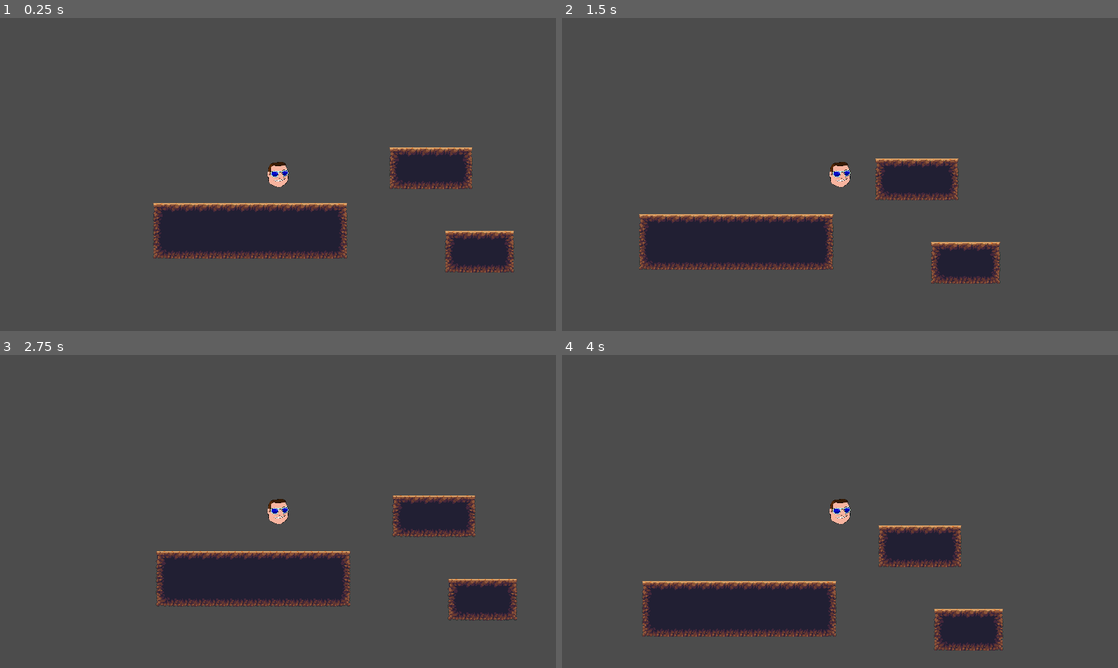
Above: before the commit, frames 1-4 (two rows, left to right).
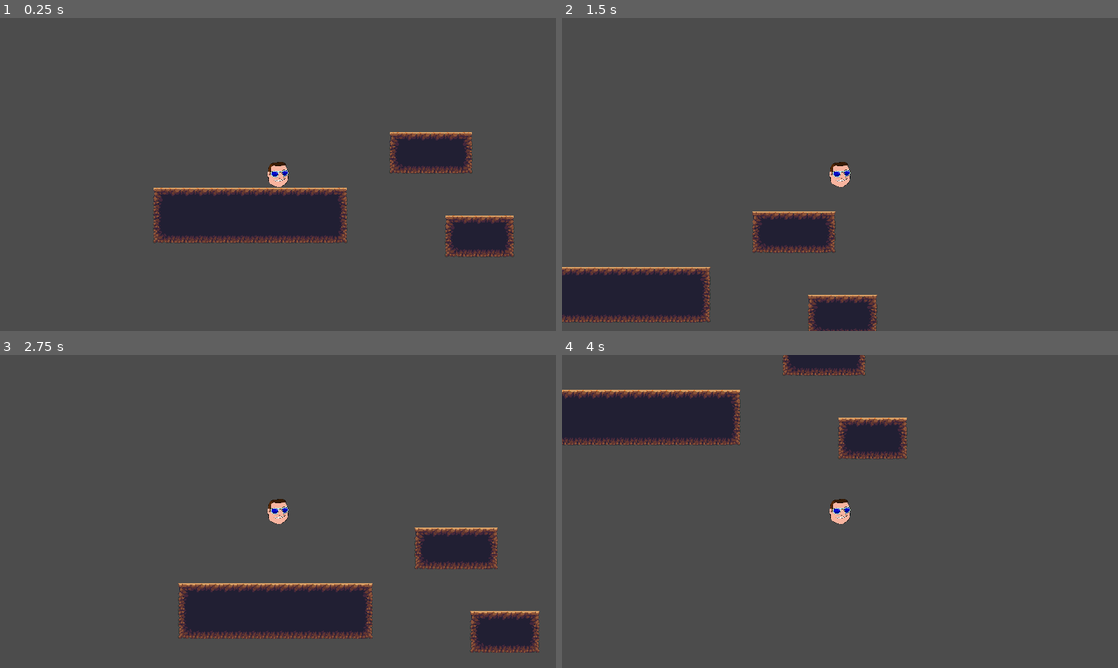
Above: after the commit, the same moments.

Repository: aleksanderkatan/guwno
Game: Godot game, scene res://World.tscn
Same seed, same stepped clock (60 frames per second), same inputs: the game is played once before the commit and once after it.
Inputs:
- Up to frame 1 (0.25 s): no input
- Up to frame 2 (1.5 s): tap Enter at 0.5 s; hold U 0.53-1.28 s; hold D from 0.53 s (still down); tap U at 1.35 s
- Up to frame 3 (2.75 s): release D at 2.03 s; hold A from 2.03 s (still down); hold U from 2.03 s (still down)
- Up to frame 4 (4 s): release A at 2.78 s; release U at 2.78 s; hold D from 2.78 s (still down); tap U at 2.85 s; hold U from 3.53 s (still down)

The runs differ from the first frame. In frame 1, 9.1% of the frame differs, in the area x 27-93%, y 36-82%; in frame 2, 15%; in frame 3, 16%; in frame 4, 18%, in the area x 0-80%, y 0-95%.

Commit message:
deleted walljump, changed jump

Diff:
--- a/Player.gd
+++ b/Player.gd
@@ -2,28 +2,28 @@
 
 #all the variables
 const UP = Vector2(0, -1)
-const VERTICAL_ACCELERATION = 20
-const VERTICAL_MAX_SPEED = 200 #this is not a cap, simply you won't accelerate further than this
-const FRICTION = 50
-const GRAVITY = 15
+const VERTICAL_ACCELERATION = 100
+const VERTICAL_MAX_SPEED = 500 #this is not a cap, simply you won't accelerate further than this
+const FRICTION = 200
+const GRAVITY = 40
 const JUMP_SPEED = 500
-const JUMP_BUFFER = 5
-const WALL_JUMP_BUFFER = 5
+const JUMP_MAX_LENGTH = 15
 
 var motion = Vector2()
 var should_adjust = true
-var jump_buffer = 0
-var wall_jump_buffer = 0
+var current_jump_length = 0
 
 func _process(delta):
 	if Input.is_key_pressed(KEY_ESCAPE) or fallen():
 		get_tree().reload_current_scene()
-	jump_buffer = jump_buffer - 1
-	wall_jump_buffer = wall_jump_buffer - 1
-	if is_on_wall():
-		wall_jump_buffer = WALL_JUMP_BUFFER
+	#if is_on_wall():
+		#if motion.y < 0:
+		#	motion.y = -GRAVITY
+		#if Input.is_key_pressed(KEY_U):
+		#	motion.y -= VERTICAL_ACCELERATION
 	if is_on_floor():
-		jump_buffer = JUMP_BUFFER
+		if !Input.is_key_pressed(KEY_U):
+			current_jump_length = 0
 
 func _physics_process(delta):
 	var should_adjust = true
@@ -36,13 +36,18 @@
 			move_left()
 			should_adjust = false
 
+	if Input.is_key_pressed(KEY_U):
+		if current_jump_length < JUMP_MAX_LENGTH:
+			current_jump_length = current_jump_length + 1
+			motion.y = -JUMP_SPEED
+	else:
+		current_jump_length=JUMP_MAX_LENGTH
+
 	if should_adjust:
 		adjust_motion()
 
 	if is_on_ceiling():
 		motion.y = 0
-
-
 
 	motion.y+=GRAVITY
 	motion = move_and_slide(motion, UP)
@@ -57,19 +62,6 @@
 func move_left():
 	if motion.x - VERTICAL_ACCELERATION >= -VERTICAL_MAX_SPEED :
 		motion.x = motion.x - VERTICAL_ACCELERATION
-
-func _input(ev):
-	if ev is InputEventKey and ev.scancode == KEY_U and not ev.echo:
-		if is_on_floor() or jump_buffer > 0:
-			if Input.is_key_pressed(KEY_U):
-				motion.y = -JUMP_SPEED
-		if is_on_wall() or wall_jump_buffer > 0:
-			if Input.is_key_pressed(KEY_U):
-				motion.y -= JUMP_SPEED/2
-				if get_which_wall_collided() == "right":
-					motion.x -= JUMP_SPEED
-				else:
-					motion.x += JUMP_SPEED
 
 func get_which_wall_collided():
 	for i in range(get_slide_count()):
